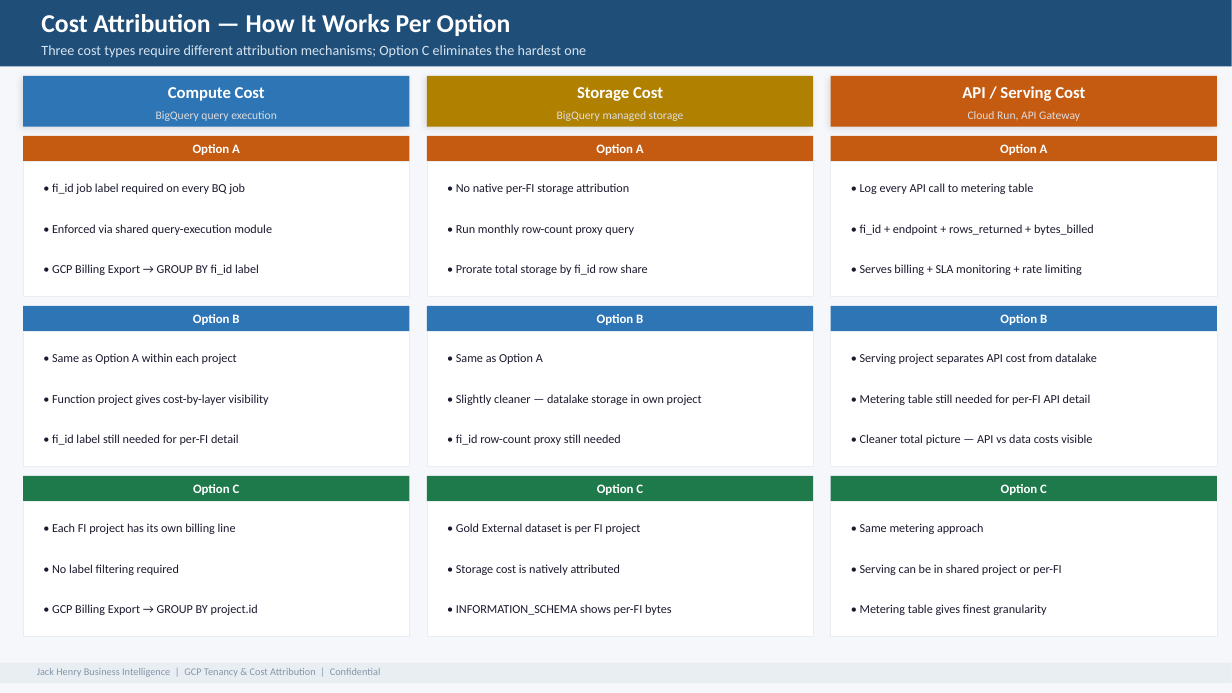
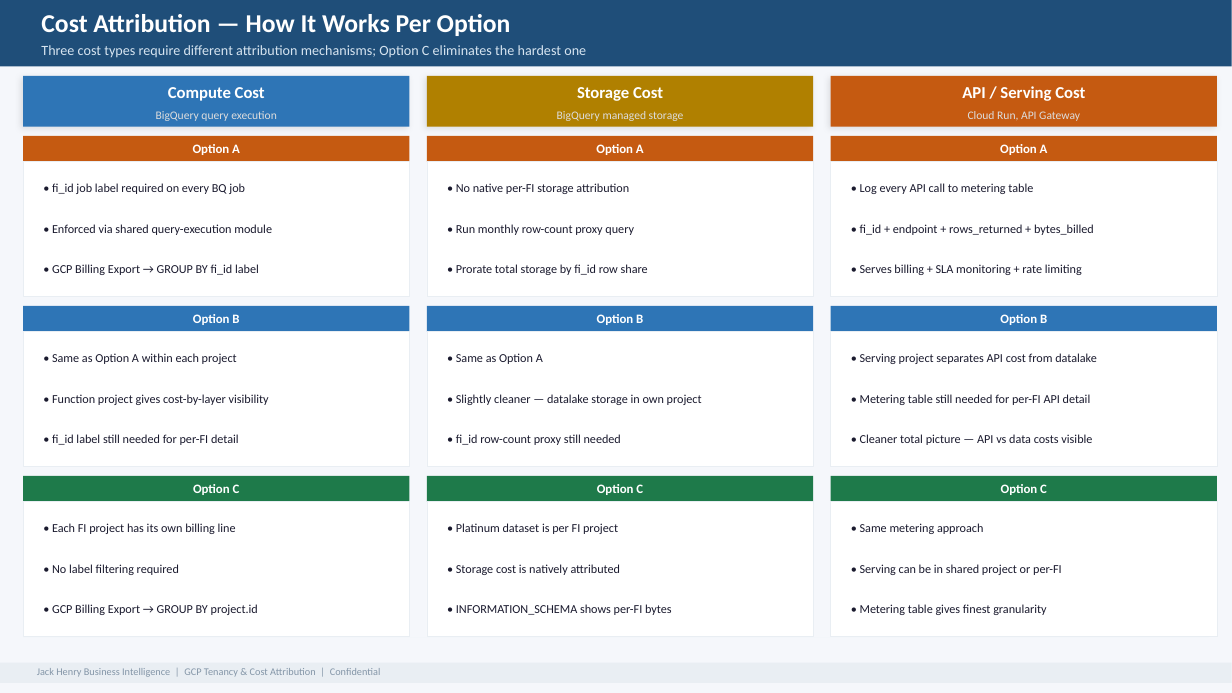
Before and after one commit to MonkeyWrenchGang/animated-octo-engine, a slide deck: slide 7 of JHBI_GCP_Tenancy.pptx (slide 6 before the commit). Drawn at 1232x693 pixels with LibreOffice and Linux fonts; fonts in the diff are those of the drawing. Boxes give left, top, right and bottom in pixels: in the first picture for what was removed or moved away, otherwise in the second. Text is boxed around its words. In the diff, an @@ line names an element or a change of style, - is before the commit and + after.

```diff
--- a/JHBI_GCP_Tenancy.pptx
+++ b/JHBI_GCP_Tenancy.pptx
@@ text at bbox=[456, 523, 618, 534]: text changed @@
-• Gold External dataset is per FI project
+• Platinum dataset is per FI project
```
Also in this commit, not shown: 7 other slides changed, 2 slides added, 1 slide removed, 2 other files.
